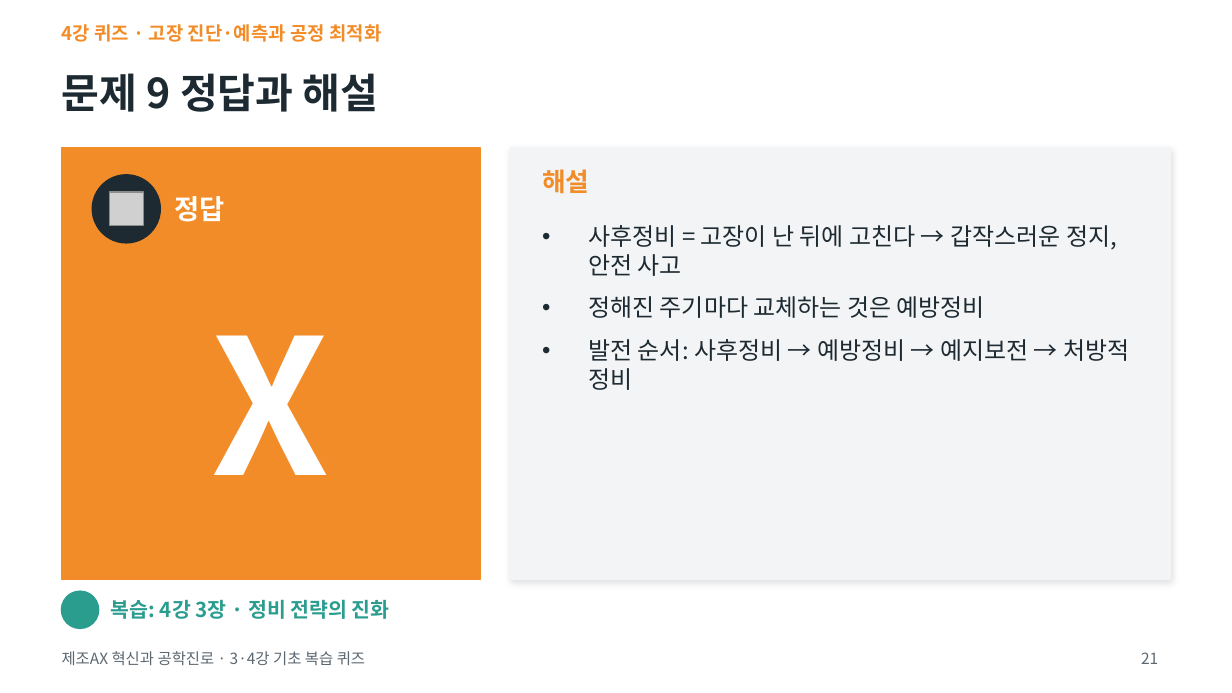
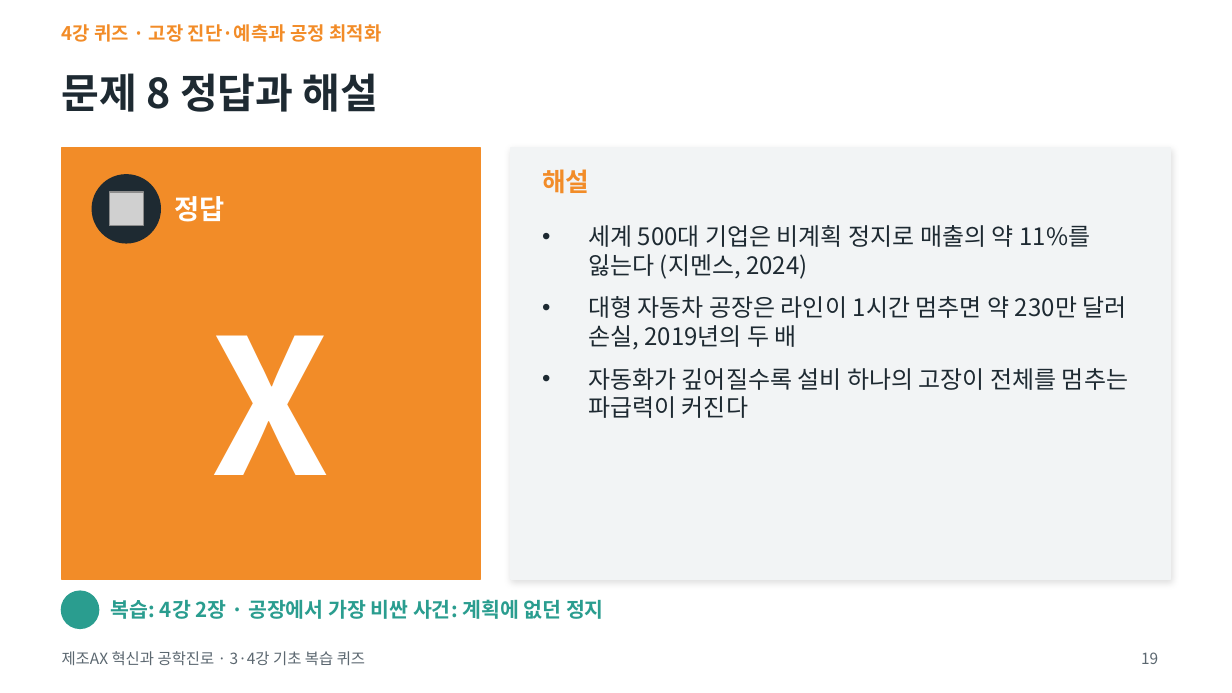
Before and after one commit to ykkimhgu/Intro-MCE-Freshman-Course, a slide deck: slide 19 of quiz34/3-4강_기초복습퀴즈.pptx (slide 21 before the commit). Drawn at 1232x693 pixels with LibreOffice and Linux fonts; fonts in the diff are those of the drawing; grey boxes stand for pictures; background and template pictures are left out. Boxes give left, top, right and bottom in pixels: in the first picture for what was removed or moved away, otherwise in the second. Text is boxed around its words. In the diff, an @@ line names an element or a change of style, - is before the commit and + after.

```diff
--- a/quiz34/3-4강_기초복습퀴즈.pptx
+++ b/quiz34/3-4강_기초복습퀴즈.pptx
@@ title at [62,73,379,112]: text changed @@
-문제 9 정답과 해설
+문제 8 정답과 해설
@@ text at [588,225,1128,418]: text changed @@
-• 사후정비 = 고장이 난 뒤에 고친다 → 갑작스러운 정지, 안전 사고
-• 정해진 주기마다 교체하는 것은 예방정비
-• 발전 순서: 사후정비 → 예방정비 → 예지보전 → 처방적 정비
+• 세계 500대 기업은 비계획 정지로 매출의 약 11%를 잃는다 (지멘스, 2024)
+• 대형 자동차 공장은 라인이 1시간 멈추면 약 230만 달러 손실, 2019년의 두 배
+• 자동화가 깊어질수록 설비 하나의 고장이 전체를 멈추는 파급력이 커진다
@@ text at [111,599,604,619]: text changed @@
-복습: 4강 3장 · 정비 전략의 진화
+복습: 4강 2장 · 공장에서 가장 비싼 사건: 계획에 없던 정지
@@ page number at [1141,652,1158,664]: text changed @@
-21
+19
```
Also in this commit, not shown: 26 other slides changed, 1 slide added, 1 slide removed, 20 other files.
